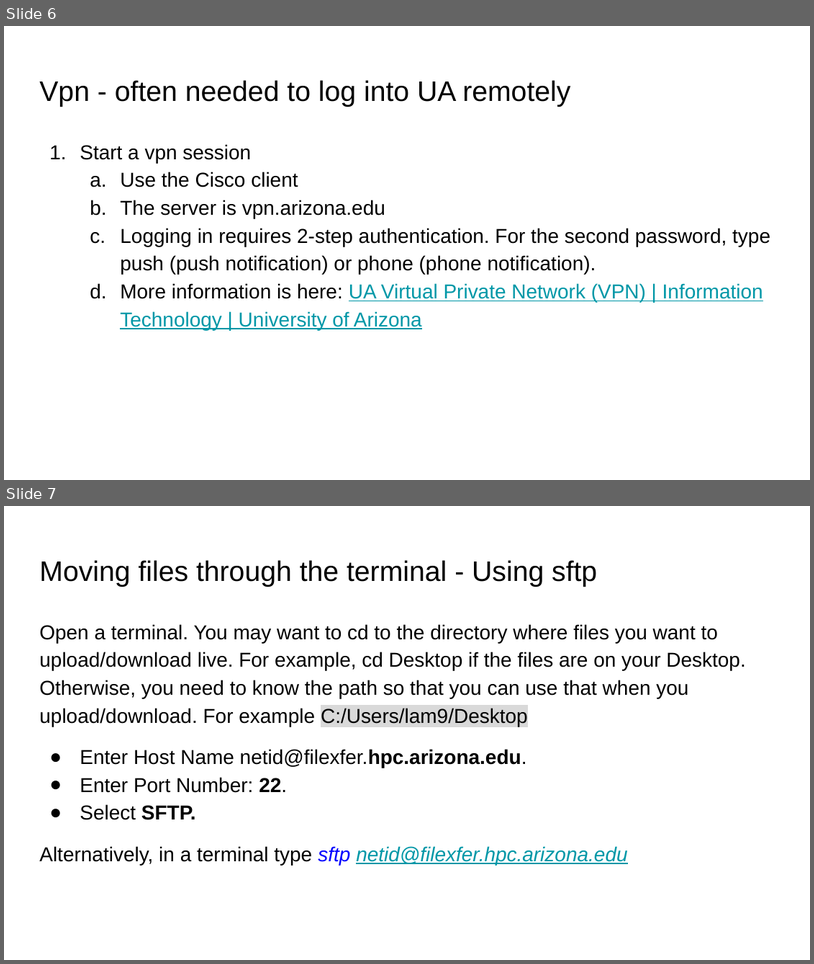
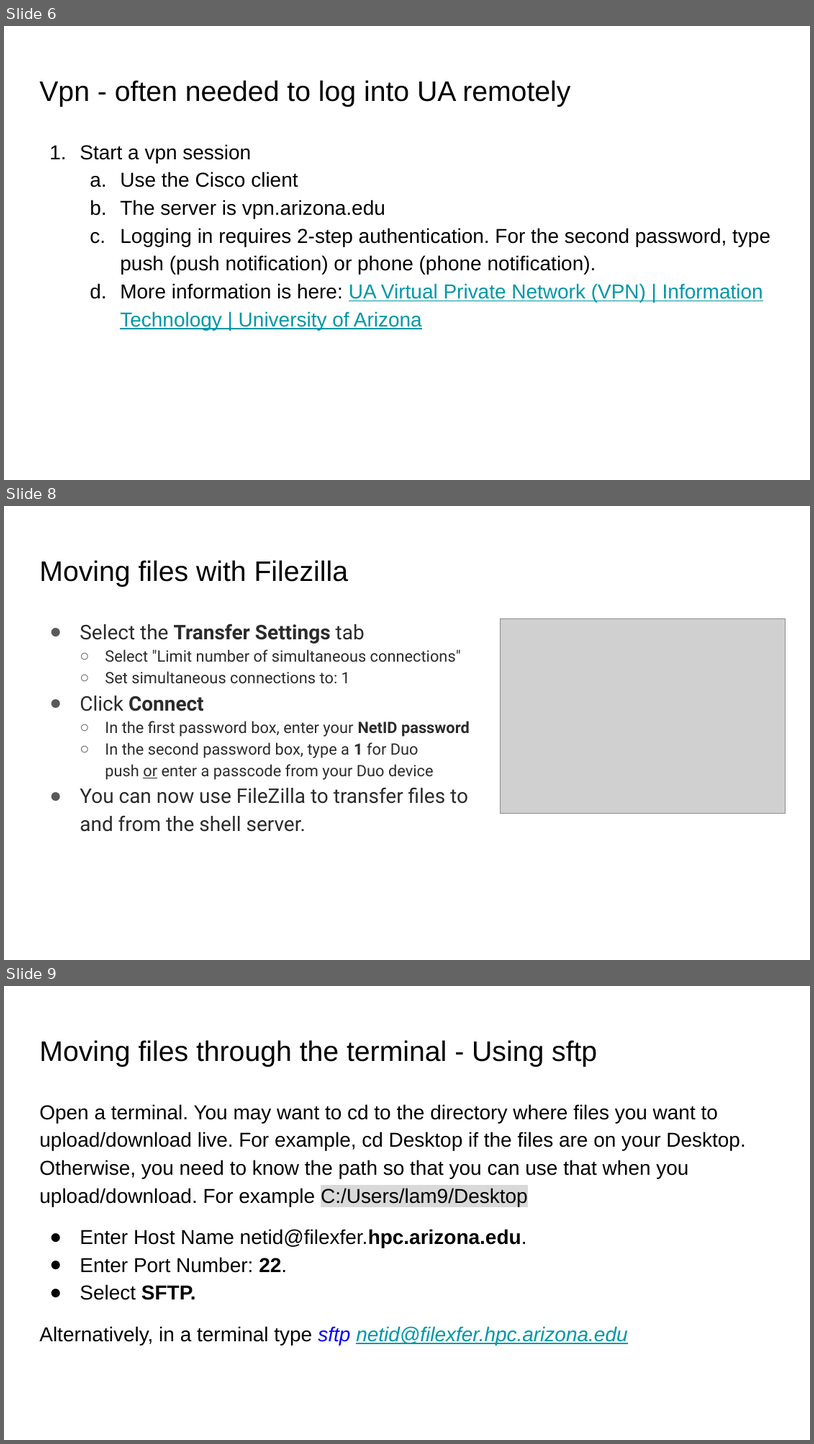
Before and after one commit to fairyflies9/IBAMR-Tutorials, a slide deck: UA Tutorials/UAClusterIb2dIBAMR.pptx. Shown one above the other, each under a label of ours: slides 6 and 7 before the commit, slides 6, 8 and 9 after it; the slides between them are not shown. The pictures are 814x964 and 814x1444 pixels, drawn with LibreOffice and Linux fonts; fonts in the diff are those of the drawing; grey boxes stand for pictures. Boxes give left, top, right and bottom in pixels: in the first picture for what was removed or moved away, otherwise in the second. Text is boxed around its words. In the diff, an @@ line names an element or a change of style, - is before the commit and + after.

```diff
--- a/UA Tutorials/UAClusterIb2dIBAMR.pptx
+++ b/UA Tutorials/UAClusterIb2dIBAMR.pptx
@@ slide 8 added at [4,506,810,960], background #FFFFFF @@
@@ title added at [39,560,349,587], 25.2 pt, text #000000 @@
+Moving files with Filezilla
@@ text added at [80,623,470,831], 14 pt, text #2B2B2B @@
+● Select the Transfer Settings tab
+  ○ Select "Limit number of simultaneous connections"
+  ○ Set simultaneous connections to: 1
+● Click Connect
+  ○ In the first password box, enter your NetID password
+  ○ In the second password box, type a 1 for Duo push or enter a passcode from your Duo device
+● You can now use FileZilla to transfer files to and from the shell server.
@@ picture added at [500,618,785,813] @@
@@ what was slide 7 is now slide 9 @@
```
Also in this commit, not shown: 3 slides changed, 1 other slide added.
